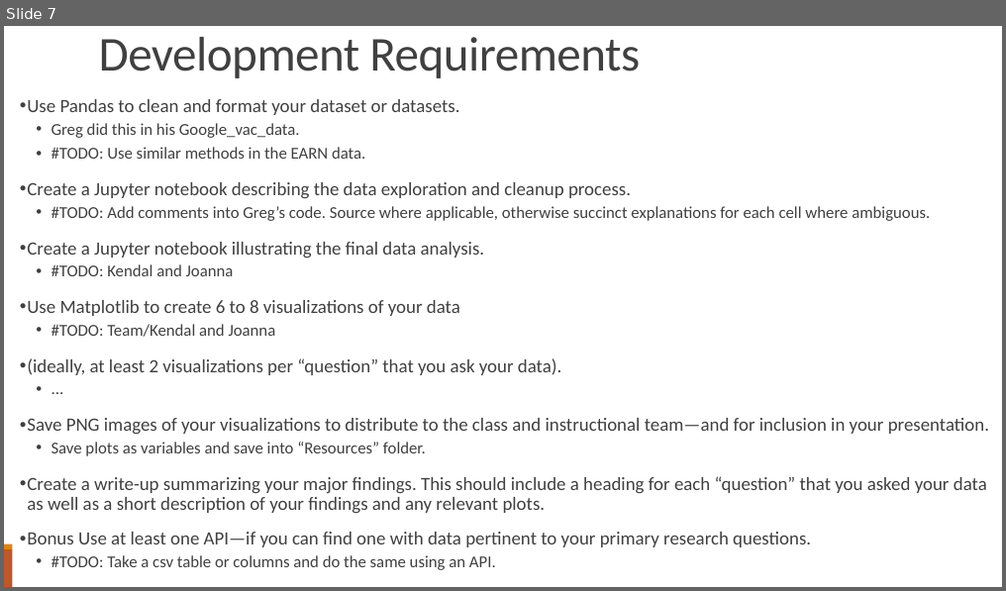
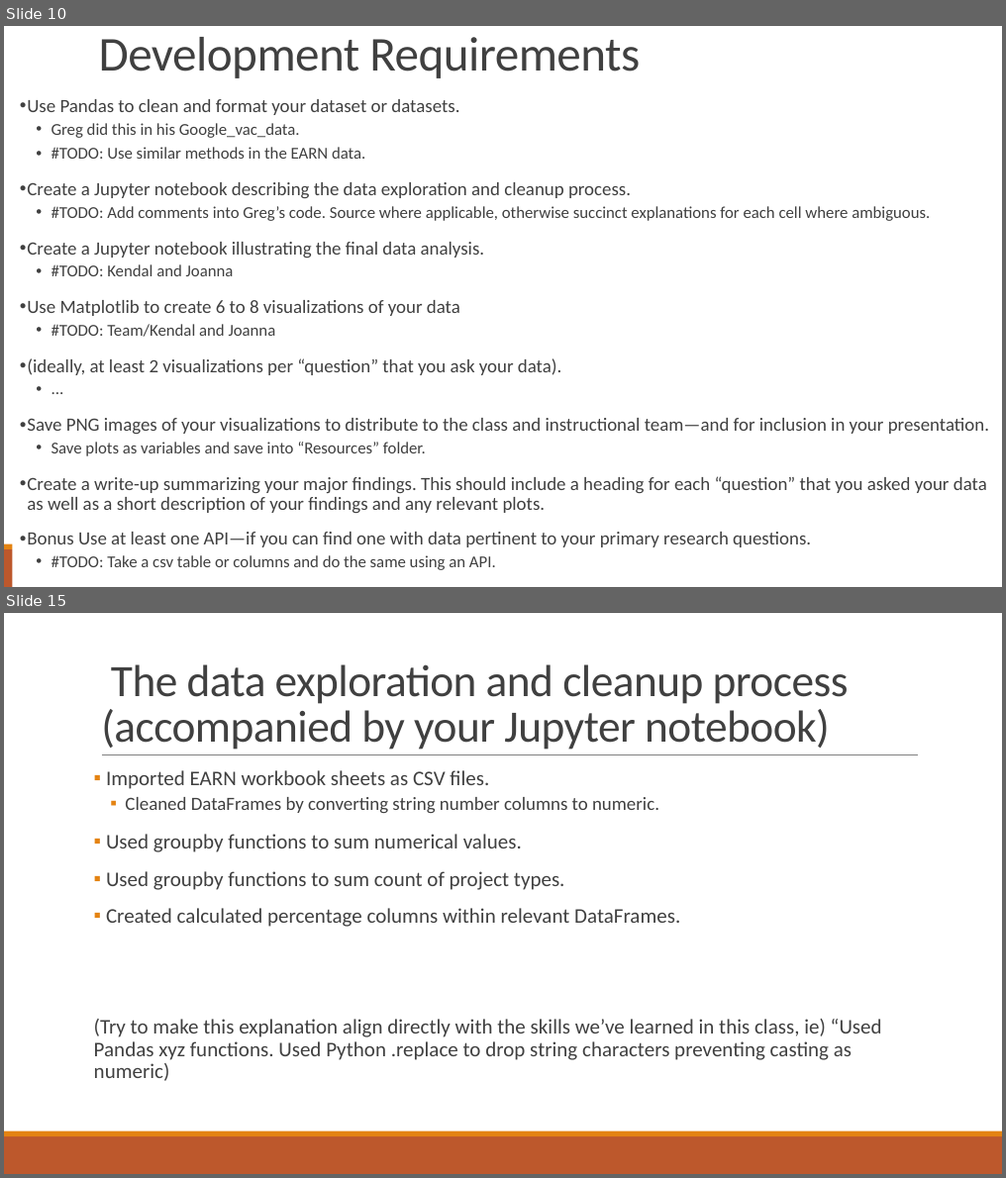
Before and after one commit to Evdawg/Project_1_Covid_Data, a slide deck: Project notes.pptx. Shown one above the other, each under a label of ours: slide 7 before the commit, slides 10 and 15 after it; the slides between them are not shown. The pictures are 1006x591 and 1006x1178 pixels, drawn with LibreOffice and Linux fonts; fonts in the diff are those of the drawing. Boxes give left, top, right and bottom in pixels: in the first picture for what was removed or moved away, otherwise in the second. Text is boxed around its words. In the diff, an @@ line names an element or a change of style, - is before the commit and + after.

Commit message:
5/15/2023: Added slides to be populated for the group presentation based on the ruberic provided by the edX team.

```diff
--- a/Project notes.pptx
+++ b/Project notes.pptx
@@ slide 15 added at box(4, 613, 1002, 1174), background #FFFFFF; not listed: 2 template elements that a slide beside it also shows @@
@@ title added at box(101, 664, 848, 750), 43.2 pt, text #404040 @@
+The data exploration and cleanup process (accompanied by your Jupyter notebook)
@@ line added from (102, 756) to (918, 756), #808080 0.5 pt @@
@@ text added at box(94, 770, 882, 1081), 20 pt, text #404040 @@
+▪ Imported EARN workbook sheets as CSV files.
+  ▪ Cleaned DataFrames by converting string number columns to numeric.
+▪ Used groupby functions to sum numerical values.
+▪ Used groupby functions to sum count of project types.
+▪ Created calculated percentage columns within relevant DataFrames.
+(Try to make this explanation align directly with the skills we’ve learned in this class, ie) “Used Pandas xyz functions. Used Python .replace to drop string characters preventing casting as numeric)
@@ what was slide 7 is now slide 10 @@
```
Also in this commit, not shown: 3 slides changed, 6 other slides added.
